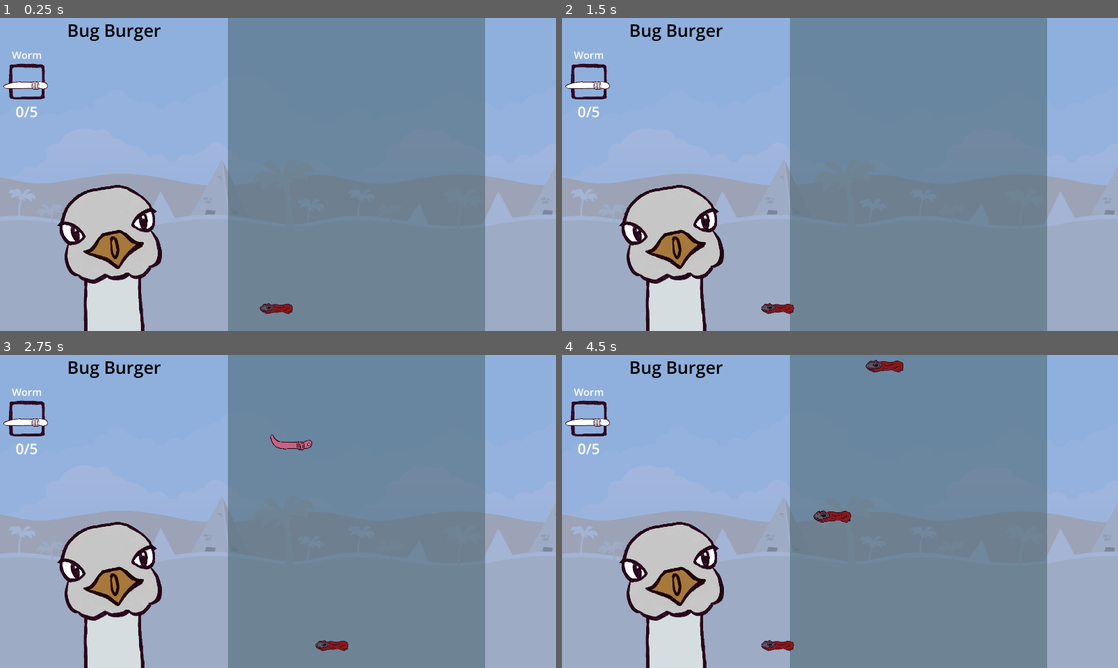
Above: before the commit, frames 1-4 (two rows, left to right).
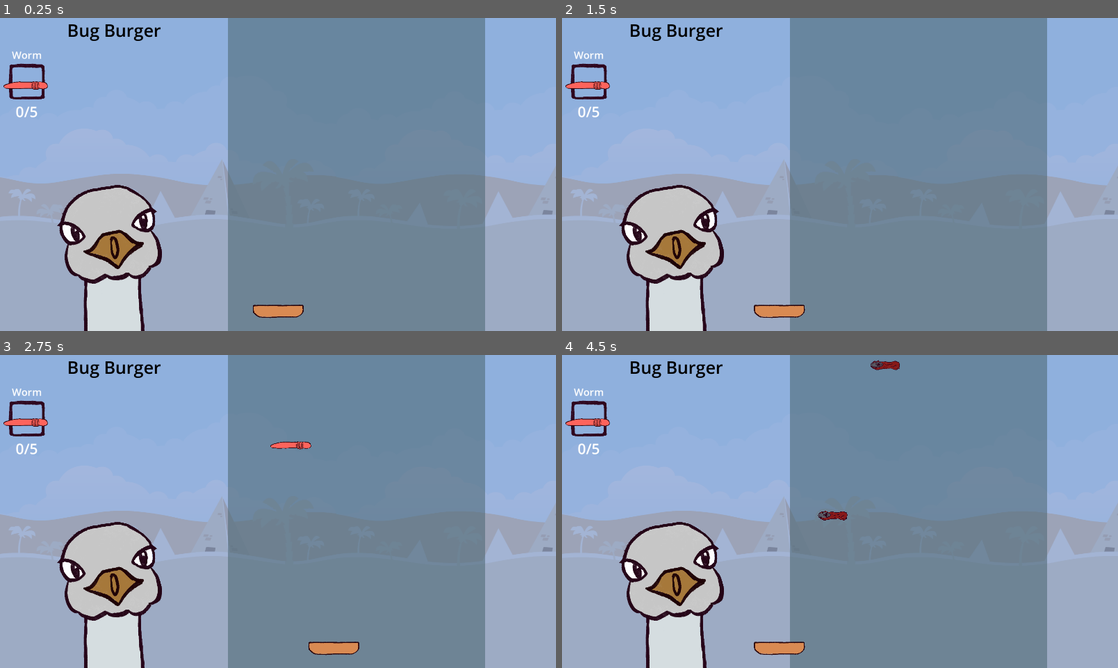
Above: after the commit, the same moments.

Repository: SirLich/funky-drive-through
Game: Godot game, scene res://game.tscn
Same seed, same stepped clock (60 frames per second), same inputs: the game is played once before the commit and once after it.
Inputs (mouse positions are in pixels of both pictures, inside the frame that each line leads up to):
- Up to frame 1 (0.25 s): no input
- Up to frame 2 (1.5 s): tap Enter at 0.5 s; move the mouse to (962, 158) at 0.52 s; tap Space at 1.25 s; move the mouse to (728, 190) at 1.27 s
- Up to frame 3 (2.75 s): tap Enter at 2 s; move the mouse to (333, 442) at 2.02 s
- Up to frame 4 (4.5 s): move the mouse to (812, 574) at 2.77 s; move the mouse to (1006, 558) at 3.52 s; move the mouse to (673, 464) at 4.27 s

The runs differ from the first frame. In frame 1, 0.5% of the frame differs, in the area x 0-55%, y 20-96%; in frame 2, 0.5%; in frame 3, 0.7%; in frame 4, 0.8%, in the area x 0-62%, y 1-96%.

Commit message:
Add more stability to item resource system

Diff:
--- a/generic_dropped_scene.tscn
+++ /dev/null
@@ -1,7 +0,0 @@
-[gd_scene load_steps=2 format=3 uid="uid://dbjv7s462ldbm"]
-
-[ext_resource type="Texture2D" uid="uid://dseftgsq7eq7c" path="res://assets/items/can.png" id="1_rnu7x"]
-
-[node name="GenericDroppedScene" type="Sprite2D"]
-scale = Vector2(0.115, 0.115)
-texture = ExtResource("1_rnu7x")
--- /dev/null
+++ b/generic_item.tscn
@@ -0,0 +1,7 @@
+[gd_scene load_steps=2 format=3 uid="uid://dbjv7s462ldbm"]
+
+[ext_resource type="Texture2D" uid="uid://dseftgsq7eq7c" path="res://assets/items/can.png" id="1_wtcy3"]
+
+[node name="GenericDroppedScene" type="Sprite2D"]
+scale = Vector2(0.09, 0.09)
+texture = ExtResource("1_wtcy3")
--- a/global.tscn
+++ b/global.tscn
@@ -1,9 +1,10 @@
-[gd_scene load_steps=4 format=3 uid="uid://bgacmnld10nyd"]
+[gd_scene load_steps=5 format=3 uid="uid://bgacmnld10nyd"]
 
 [ext_resource type="Script" path="res://global.gd" id="1_c0auo"]
 [ext_resource type="Resource" uid="uid://y3g8isvibqsa" path="res://item_types/can.tres" id="2_we04m"]
 [ext_resource type="Resource" uid="uid://l2kx6vi2yus8" path="res://item_types/worm.tres" id="3_elvlt"]
+[ext_resource type="Resource" uid="uid://bpdphbdmki6ua" path="res://item_types/pickle.tres" id="4_tm8b5"]
 
 [node name="Global" type="Node"]
 script = ExtResource("1_c0auo")
-all_items = Array[Resource("res://item_type.gd")]([ExtResource("2_we04m"), ExtResource("3_elvlt")])
+all_items = Array[Resource("res://item_type.gd")]([ExtResource("2_we04m"), ExtResource("3_elvlt"), ExtResource("4_tm8b5")])
--- a/item_box_ui.gd
+++ b/item_box_ui.gd
@@ -17,5 +17,9 @@
 func prepare_for_recipe(recipe_item : RecipeItem):
 	item = recipe_item
 	set_count(0)
+
+	# TODO: Consider scene support here!
 	texture_rect.texture = item.type.icon
+	texture_rect.modulate = item.type.color
+	texture_rect.scale *= item.type.scale_factor
 	name_label.text = item.type.name
--- a/item_type.gd
+++ b/item_type.gd
@@ -2,6 +2,8 @@
 class_name ItemType
 
 @export var icon : Texture
-@export var color : Color
+@export var color = Color.WHITE
 @export var dropped_scene : PackedScene
+@export var stacked_scene : PackedScene
 @export var name : String
+@export var scale_factor = 1.0
--- /dev/null
+++ b/item_types/bread_bottom.tres
@@ -0,0 +1,11 @@
+[gd_resource type="Resource" script_class="ItemType" load_steps=3 format=3 uid="uid://d1yfrpmdvv4ii"]
+
+[ext_resource type="Texture2D" uid="uid://dh604j634xsap" path="res://assets/items/bread_bottom.png" id="1_0io87"]
+[ext_resource type="Script" path="res://item_type.gd" id="1_x0los"]
+
+[resource]
+script = ExtResource("1_x0los")
+icon = ExtResource("1_0io87")
+color = Color(0.85098, 0.541176, 0.321569, 1)
+name = "Bread Bottom"
+scale_factor = 2.0
--- /dev/null
+++ b/item_types/bread_top.tres
@@ -0,0 +1,10 @@
+[gd_resource type="Resource" script_class="ItemType" load_steps=3 format=3 uid="uid://du5eoiqtbpdd4"]
+
+[ext_resource type="Script" path="res://item_type.gd" id="1_6clin"]
+[ext_resource type="Texture2D" uid="uid://hdnbkdwjpr23" path="res://assets/items/bread_top.png" id="1_frteb"]
+
+[resource]
+script = ExtResource("1_6clin")
+icon = ExtResource("1_frteb")
+color = Color(0.854902, 0.6, 0.317647, 1)
+name = "Bread Top"
--- /dev/null
+++ b/item_types/pickle.tres
@@ -0,0 +1,10 @@
+[gd_resource type="Resource" script_class="ItemType" load_steps=3 format=3 uid="uid://bpdphbdmki6ua"]
+
+[ext_resource type="Script" path="res://item_type.gd" id="1_f576w"]
+[ext_resource type="Texture2D" uid="uid://eel68wq72pa2" path="res://assets/items/pickle.png" id="1_y8rq0"]
+
+[resource]
+script = ExtResource("1_f576w")
+icon = ExtResource("1_y8rq0")
+color = Color(0.321569, 0.717647, 0.254902, 1)
+name = "Pickle"
--- a/item_types/worm.tres
+++ b/item_types/worm.tres
@@ -7,6 +7,6 @@
 [resource]
 script = ExtResource("2_pty54")
 icon = ExtResource("1_afy2u")
-color = Color(1, 0.627451, 0.588235, 1)
+color = Color(1, 0.392157, 0.360784, 1)
 dropped_scene = ExtResource("1_rrd0l")
 name = "Worm"
--- a/scenes/item/catcher.tscn
+++ b/scenes/item/catcher.tscn
@@ -2,7 +2,7 @@
 
 [ext_resource type="Script" path="res://scenes/item/catcher.gd" id="1_jd7dh"]
 [ext_resource type="PackedScene" uid="uid://cwo33wdcofuqm" path="res://scenes/item/stacked_item.tscn" id="2_b1twt"]
-[ext_resource type="Resource" uid="uid://y3g8isvibqsa" path="res://item_types/can.tres" id="3_ewid0"]
+[ext_resource type="Resource" uid="uid://d1yfrpmdvv4ii" path="res://item_types/bread_bottom.tres" id="3_onxk0"]
 
 [sub_resource type="CircleShape2D" id="CircleShape2D_v15wv"]
 radius = 40.4969
@@ -12,7 +12,7 @@
 stacked_item = ExtResource("2_b1twt")
 base = NodePath("Base")
 top = NodePath("Top")
-starting_item = ExtResource("3_ewid0")
+starting_item = ExtResource("3_onxk0")
 
 [node name="Top" type="Area2D" parent="."]
 collision_mask = 2
--- a/scenes/item/dropped_item.gd
+++ b/scenes/item/dropped_item.gd
@@ -8,10 +8,12 @@
 	self.item = item
 
 	var new_dropped_scene
-	if item.dropped_scene:
+	if item.stacked_scene:
 		new_dropped_scene = item.dropped_scene.instantiate()
 	else:
 		new_dropped_scene = generic_dropped_scene.instantiate()
 		new_dropped_scene.texture = item.icon
+		new_dropped_scene.modulate = item.color
+		new_dropped_scene.scale *= item.scale_factor
 
 	add_child(new_dropped_scene)
--- a/scenes/item/dropped_item.tscn
+++ b/scenes/item/dropped_item.tscn
@@ -1,7 +1,7 @@
 [gd_scene load_steps=4 format=3 uid="uid://d1nn1ff7rwlbn"]
 
 [ext_resource type="Script" path="res://scenes/item/dropped_item.gd" id="1_fsgcd"]
-[ext_resource type="PackedScene" uid="uid://dbjv7s462ldbm" path="res://generic_dropped_scene.tscn" id="2_p4xra"]
+[ext_resource type="PackedScene" uid="uid://dbjv7s462ldbm" path="res://generic_item.tscn" id="2_0d135"]
 
 [sub_resource type="CapsuleShape2D" id="CapsuleShape2D_bmt1c"]
 radius = 22.0
@@ -10,7 +10,7 @@
 [node name="DroppedItem" type="RigidBody2D"]
 collision_layer = 2
 script = ExtResource("1_fsgcd")
-generic_dropped_scene = ExtResource("2_p4xra")
+generic_dropped_scene = ExtResource("2_0d135")
 
 [node name="CollisionShape2D" type="CollisionShape2D" parent="."]
 rotation = 1.5708
--- a/scenes/item/stacked_item.gd
+++ b/scenes/item/stacked_item.gd
@@ -8,11 +8,20 @@
 @onready var remote_transform_2d: RemoteTransform2D = $RemoteTransform2D
 @onready var sprite: Sprite2D = $Sprite
 
+@export var generic_dropped_scene : PackedScene
+
 var tween : Tween
 
 func configure_for_item(item : ItemType):
-	sprite.texture = item.icon
-	sprite.modulate = item.color
+	var new_stacked_scene
+	if item.stacked_scene:
+		new_stacked_scene = item.stacked_scene.instantiate()
+	else:
+		new_stacked_scene = generic_dropped_scene.instantiate()
+		new_stacked_scene.texture = item.icon
+		new_stacked_scene.modulate = item.color
+		new_stacked_scene.scale *= item.scale_factor
+	add_child(new_stacked_scene)
 
 func _process(delta: float) -> void:
 	if tween:
--- a/scenes/item/stacked_item.tscn
+++ b/scenes/item/stacked_item.tscn
@@ -1,13 +1,10 @@
 [gd_scene load_steps=3 format=3 uid="uid://cwo33wdcofuqm"]
 
 [ext_resource type="Script" path="res://scenes/item/stacked_item.gd" id="1_q6wav"]
-[ext_resource type="Texture2D" uid="uid://i82kogf6jms2" path="res://assets/items/worm_flat.png" id="2_bjre3"]
+[ext_resource type="PackedScene" uid="uid://dbjv7s462ldbm" path="res://generic_item.tscn" id="2_vr7sk"]
 
 [node name="StackedItem" type="Node2D"]
 script = ExtResource("1_q6wav")
-
-[node name="Sprite" type="Sprite2D" parent="."]
-scale = Vector2(0.1, 0.1)
-texture = ExtResource("2_bjre3")
+generic_dropped_scene = ExtResource("2_vr7sk")
 
 [node name="RemoteTransform2D" type="RemoteTransform2D" parent="."]
